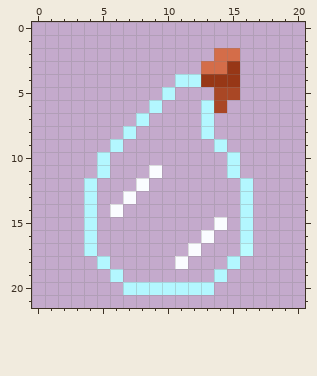
A pixel-art sprite gets an edit: Textures/bottles_and_potions/mcl_potions_splash_bottle.png. Above: the version before the commit.
The file is 21x22 pixels. Colours within 5 levels of each other are drawn and written as one.
The same view after the edit:
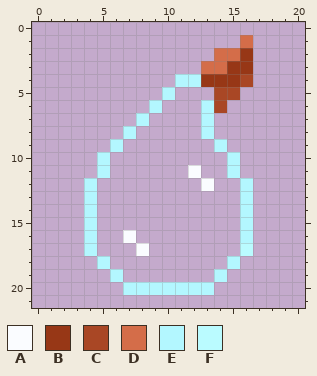
Palette (. is transparent): A #fafcff  B #973716  C #a94725  D #d46d49  E #b3f7ff  F #bafbff
The exact change:
Changed rows in their new state; - is an unchanged pixel.
first column x 16:
 1 D
 2 B
 3 B
 4 C
first column x 6:
11 ---.--A--
12 --.----A-
13 -.-------
14 .--------
15 --------.
16 -A-----.-
17 --A---.--
18 -----.---
Pixel boxes of the changes (left, top, right, bottom) in both pictures:
added: (240, 35, 253, 87)
changed: (110, 165, 227, 269)
